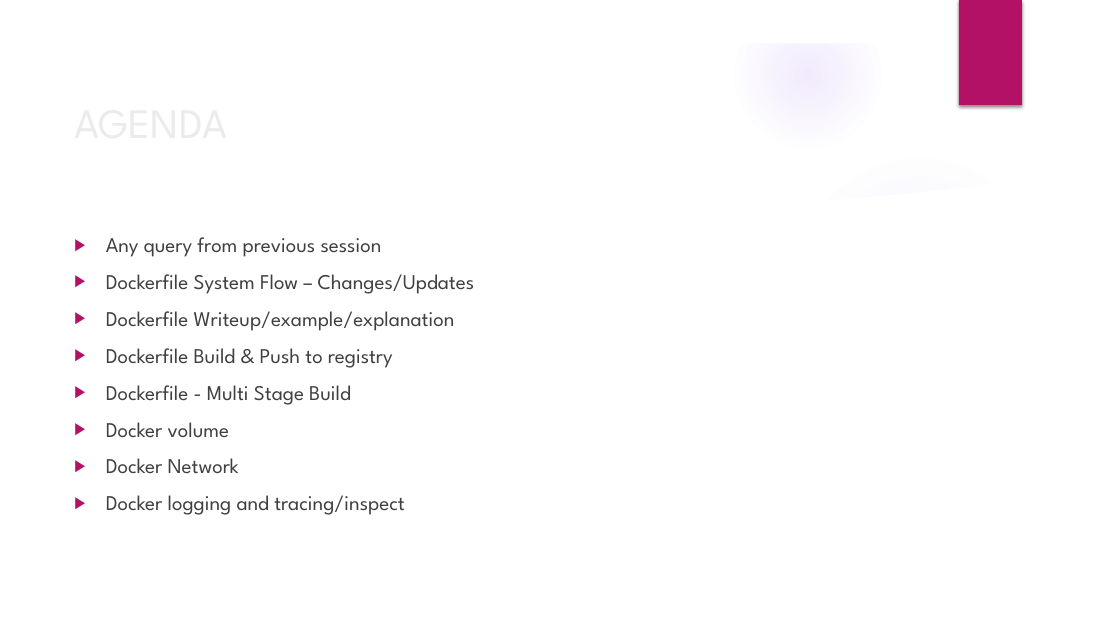
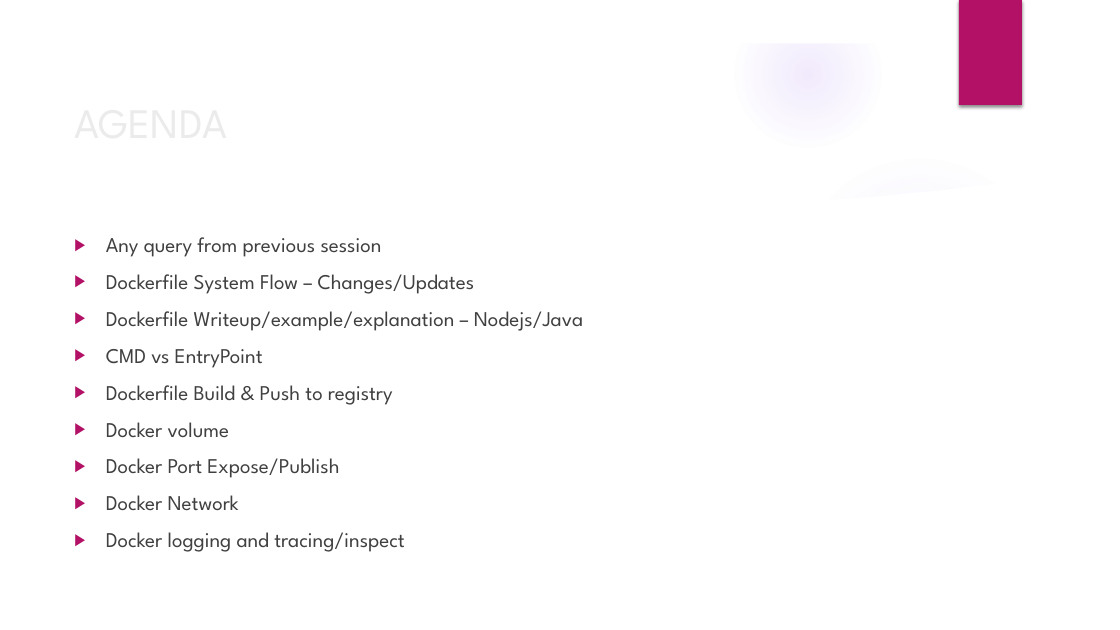
Before and after one commit to deepkumartraining/docker-k8s-April23, a slide deck: slide 2 of Day8/DockerAndKubernetes_Training-Day8.pptx. Drawn at 1120x630 pixels with LibreOffice and Linux fonts; fonts in the diff are those of the drawing; background and template pictures are left out. Boxes give left, top, right and bottom in pixels: in the first picture for what was removed or moved away, otherwise in the second. Text is boxed around its words. In the diff, an @@ line names an element or a change of style, - is before the commit and + after.

```diff
--- a/Day8/DockerAndKubernetes_Training-Day8.pptx
+++ b/Day8/DockerAndKubernetes_Training-Day8.pptx
@@ text at box(106, 311, 583, 368): text changed @@
-▶ Dockerfile Writeup/example/explanation
+▶ Dockerfile Writeup/example/explanation – Nodejs/Java
+▶ CMD vs EntryPoint
@@ text at box(106, 385, 351, 405): paragraph removed @@
-▶ Dockerfile - Multi Stage Build
@@ text at box(106, 458, 339, 478): paragraph added @@
+▶ Docker Port Expose/Publish
```
Also in this commit, not shown: 1 other slide changed, 1 slide added, 1 other file.
